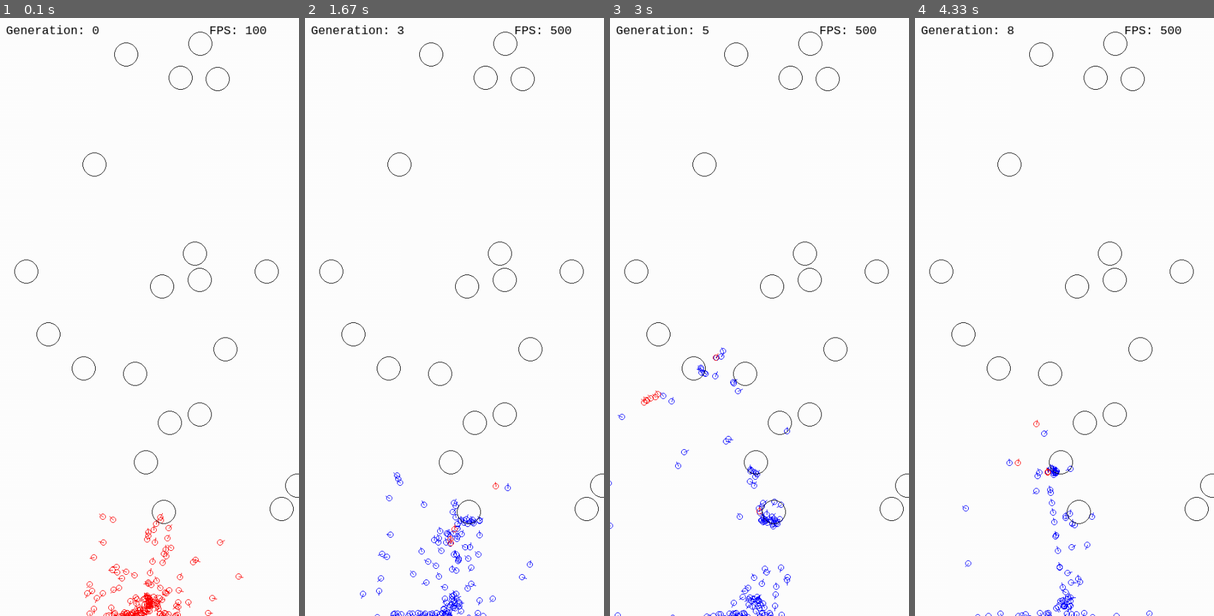
Above: before the commit, frames 1-4 (left to right).
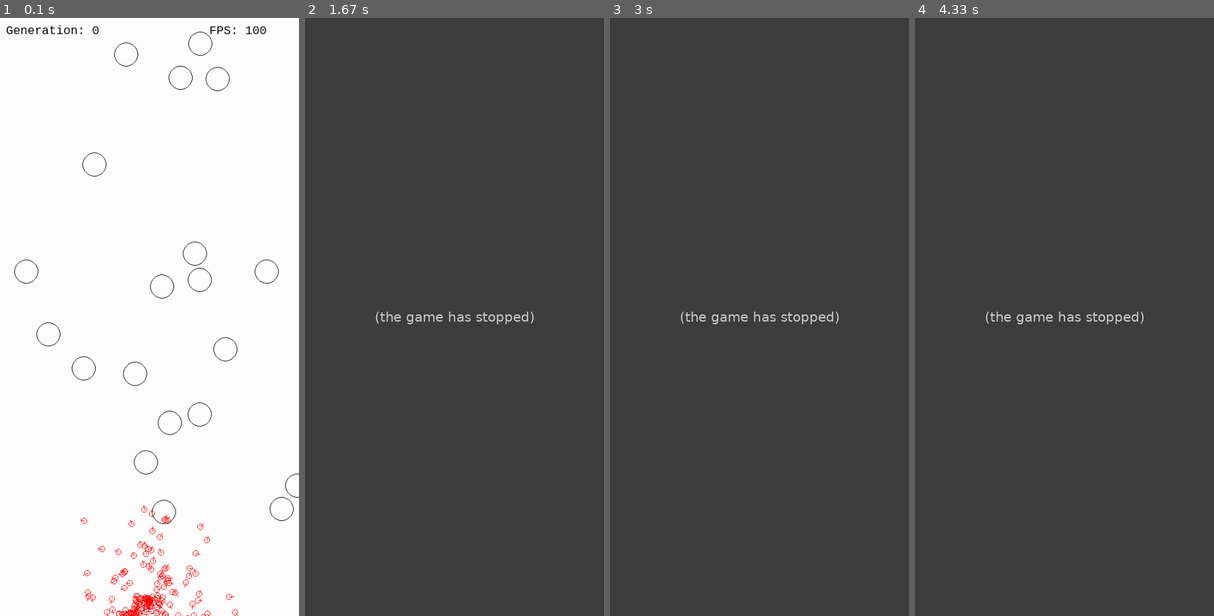
Above: after the commit, the same moments.

Repository: lahlidahlia/genetic-mutation
Game: pygame game, started from race/main.py
The game is run twice, just before and just after one commit, with the same random seed, the same clock (stepped at 60 frames per second) and the same inputs. The source is Python 2; it was converted automatically to run under Python 3.
Inputs:
- Up to frame 1 (0.1 s): no input
- Up to frame 2 (1.67 s): hold Right 0.33-0.8 s
- Up to frame 3 (3 s): no input
- Up to frame 4 (4.33 s): no input

The runs differ from the first frame. In frame 1, 1.8% of the frame differs, in the area x 26-82%, y 81-100%; in frame 2, 100%; in frame 3, 100%, in the area x 0-100%, y 0-100%; in frame 4, 100%.
Error after the commit: IndexError: pop from empty list (neunet.py line 99); the game stopped at 1.05 s (later frames are placeholders)

Commit message:
Cleaning up code WIP

Diff:
--- a/race/main.py
+++ b/race/main.py
@@ -1,11 +1,9 @@
 #!/usr/bin/env python
 
-import pprint
 import pygame
 import sys
 from pygame.locals import *
 import car as Car
-import race_neunet as Neunet
 import obstacle
 import random
 import local
--- a/race/neunet.py
+++ b/race/neunet.py
@@ -9,26 +9,40 @@
     return 1/(1 + math.exp(-x))
 
 
-class Neuron:
-    """ Defines a single neuron of a neural network """
+class NeuNet:
+    """ Defines a whole meural network
+        Usage:
+        Create a class that extends this class, then in __init__,
+        call superclass init, and then create layers with NeuNetLayer.
+        It is important to note that self.first_hidden_layer must
+        be set to the first hidden layer and also the order of layer
+        creation should be outer layer first.
+        To feed input and get an output, call start(<input list>).
+        Make sure you initialize the neunet with a correct amount of
+        weights.
+        """
 
-    def __init__(self, layer):
-        """ Layer defines which layer this neuron belongs to """
-        self.inputs = []
-        self.weights = []  # Bias is always last
+    __metaclass__ = abc.ABCMeta
 
-    def feed_forward(self):
-        """ Calculates the result and returns the activation """
-        result = 0
-        # print "weights: {}".format(self.weights)
-        # print "inputs: {}".format(self.inputs)
-        for i, w in zip(self.inputs, self.weights):
-            result += i * w
-        # print "result: {}".format(result)
-        return self.activate(result)
+    # Input layers aren't needed because they automatically feed into this.
+    first_hidden_layer = None
 
-    def activate(self, x):
-        return sigmoid(x)
+    @abc.abstractmethod
+    def __init__(self, input_size, weight_ls):
+        """ Create the whole neural network here
+
+            Go make your own!
+            """
+        # Increment input_size to account for bias
+        input_size += 1
+        self.weight_ls = weight_ls
+        return
+
+    def start(self, input_ls):
+        """ Start the feed forward process with an input """
+        # Append bias
+        input_ls.append(1)
+        return self.first_hidden_layer.feed_forward(input_ls)
 
 
 class NeuNetLayer:
@@ -87,25 +101,23 @@
             self.next_layer.add_n_input_recurs(len(self.neurons) + 1, weight_ls)
 
 
-class NeuNet:
-    """ Defines a whole meural network
-        Probably should define your own NeuNet """
+class Neuron:
+    """ Defines a single neuron of a neural network """
 
-    __metaclass__ = abc.ABCMeta
+    def __init__(self, layer):
+        """ Layer defines which layer this neuron belongs to """
+        self.inputs = []
+        self.weights = []  # Bias is always last
 
-    # Actually the first hidden layer,
-    # as input layer immediately feed into that
-    input_layer = None
+    def feed_forward(self):
+        """ Calculates the result and returns the activation """
+        result = 0
+        # print "weights: {}".format(self.weights)
+        # print "inputs: {}".format(self.inputs)
+        for i, w in zip(self.inputs, self.weights):
+            result += i * w
+        # print "result: {}".format(result)
+        return self.activate(result)
 
-    @abc.abstractmethod
-    def __init__(self, input_ls, weight_ls):
-        """ Create the whole neural network here
-            Go make your own! """
-        self.weight_ls = weight_ls
-        return
-
-    def start(self, input_ls):
-        """ Start the feed forward process with an input """
-        # Append bias
-        input_ls.append(1)
-        return self.input_layer.feed_forward(input_ls)
+    def activate(self, x):
+        return sigmoid(x)
--- a/race/race_neunet.py
+++ b/race/race_neunet.py
@@ -8,11 +8,9 @@
 
     def __init__(self, input_size, weight_ls):
         """ Create the layers, inserting each to the front of the list """
-        # Account for bias
         super(RaceNeuNet, self).__init__(input_size, weight_ls)
-        input_size += 1
         self.output_layer = NeuNetLayer(2)
-        self.input_layer = NeuNetLayer(3, self.output_layer, weight_ls, input_size)
+        self.first_hidden_layer = NeuNetLayer(3, self.output_layer, weight_ls, input_size)
 
 if __name__ == "__main__":
     ls = []
